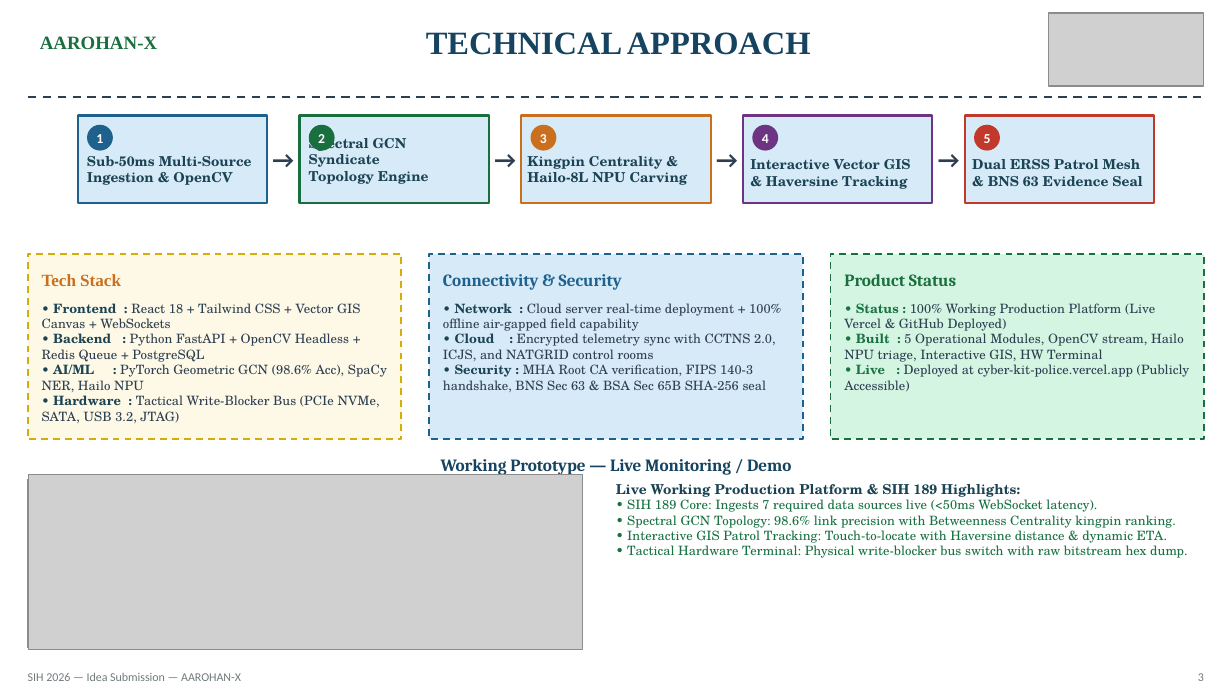
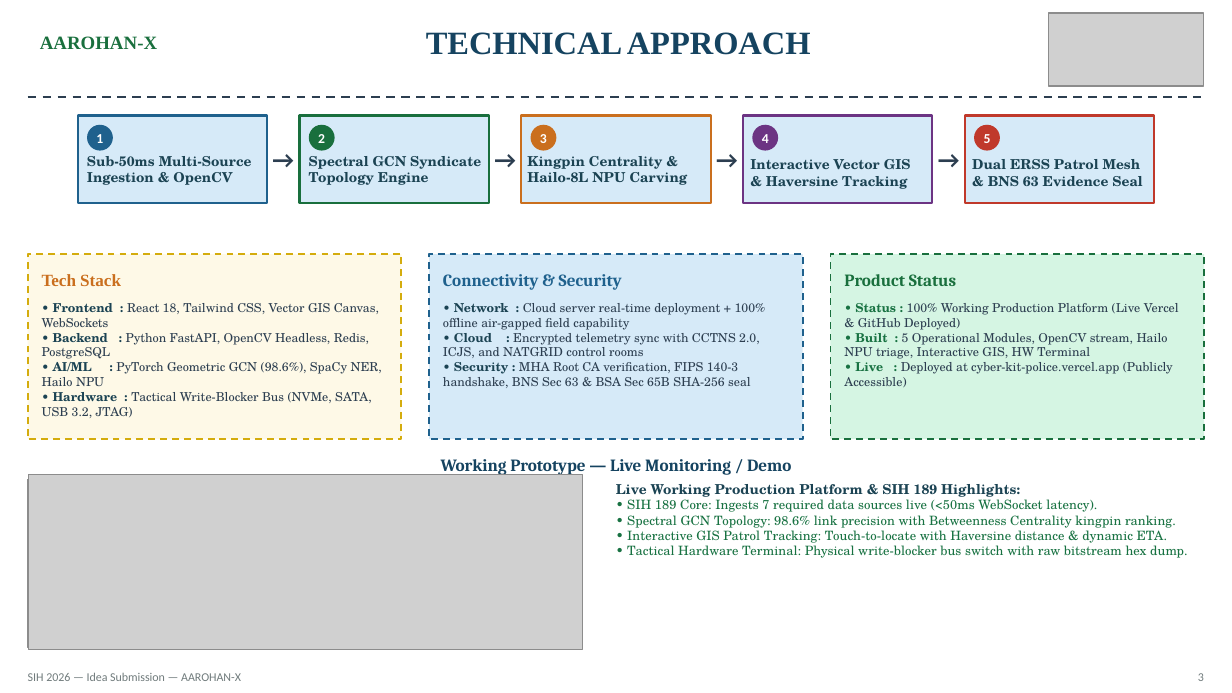
Before and after one commit to muhammedmaahir68-droid/cyber-kit, a slide deck: slide 3 of presentation/SIH_Ideate_Template_AAROHAN-X.pptx. Drawn at 1232x693 pixels with LibreOffice and Linux fonts; fonts in the diff are those of the drawing; grey boxes stand for pictures. Boxes give left, top, right and bottom in pixels: in the first picture for what was removed or moved away, otherwise in the second. Text is boxed around its words. In the diff, an @@ line names an element or a change of style, - is before the commit and + after.

Commit message:
Fix Slide 3 flowchart Step 2 layering and Slide 5 KPI text overflow

```diff
--- a/presentation/SIH_Ideate_Template_AAROHAN-X.pptx
+++ b/presentation/SIH_Ideate_Template_AAROHAN-X.pptx
@@ text in rectangle at (309, 134, 429, 184): text removed @@
-Spectral GCN Syndicate
-Topology Engine
@@ text added at (309, 156, 481, 185), 8 pt, text #1B4353, bold @@
+Spectral GCN Syndicate
+Topology Engine
@@ text at (42, 303, 382, 418): text changed; size 7.5 to 7.2 pt @@
-• Frontend : React 18 + Tailwind CSS + Vector GIS Canvas + WebSockets
-• Backend : Python FastAPI + OpenCV Headless + Redis Queue + PostgreSQL
-• AI/ML : PyTorch Geometric GCN (98.6% Acc), SpaCy NER, Hailo NPU
-• Hardware : Tactical Write-Blocker Bus (PCIe NVMe, SATA, USB 3.2, JTAG)
+• Frontend : React 18, Tailwind CSS, Vector GIS Canvas, WebSockets
+• Backend : Python FastAPI, OpenCV Headless, Redis, PostgreSQL
+• AI/ML : PyTorch Geometric GCN (98.6%), SpaCy NER, Hailo NPU
+• Hardware : Tactical Write-Blocker Bus (NVMe, SATA, USB 3.2, JTAG)
@@ text "• Network : Cloud server ..." at (443, 303, 766, 388): size 7.5 to 7.2 pt @@
@@ text "• Status : 100% Working ..." at (844, 303, 1179, 387): size 7.5 to 7.2 pt @@
```
Also in this commit, not shown: 1 other slide changed, 2 other files.
